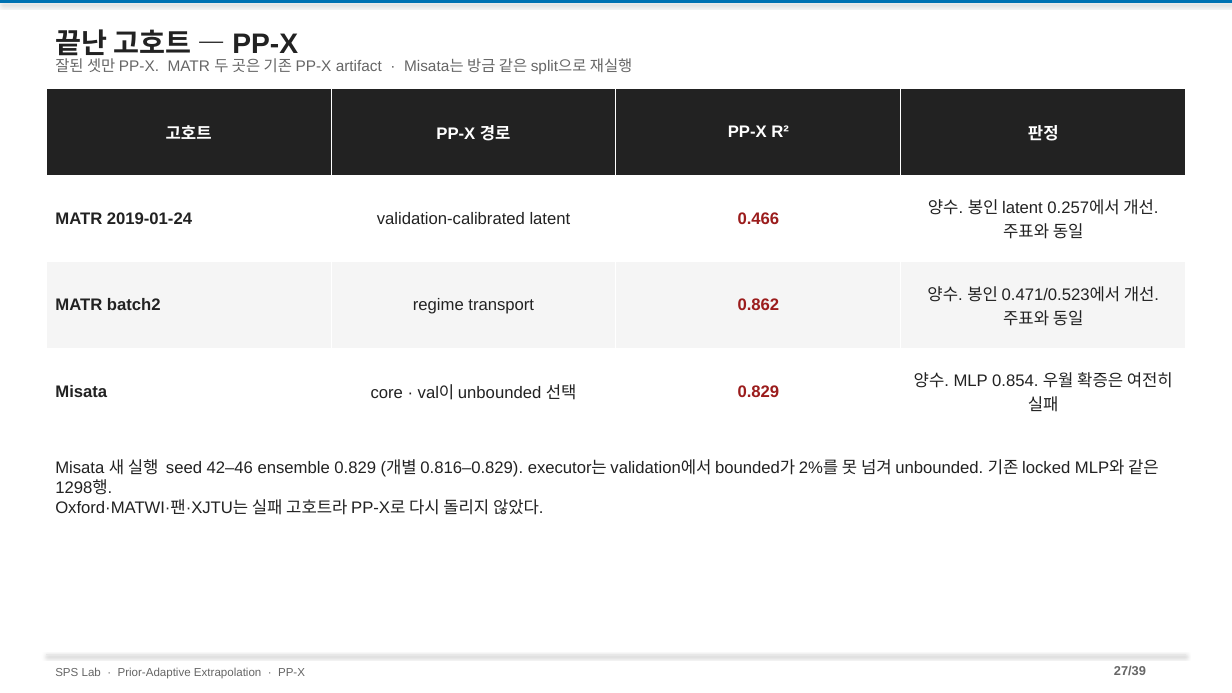
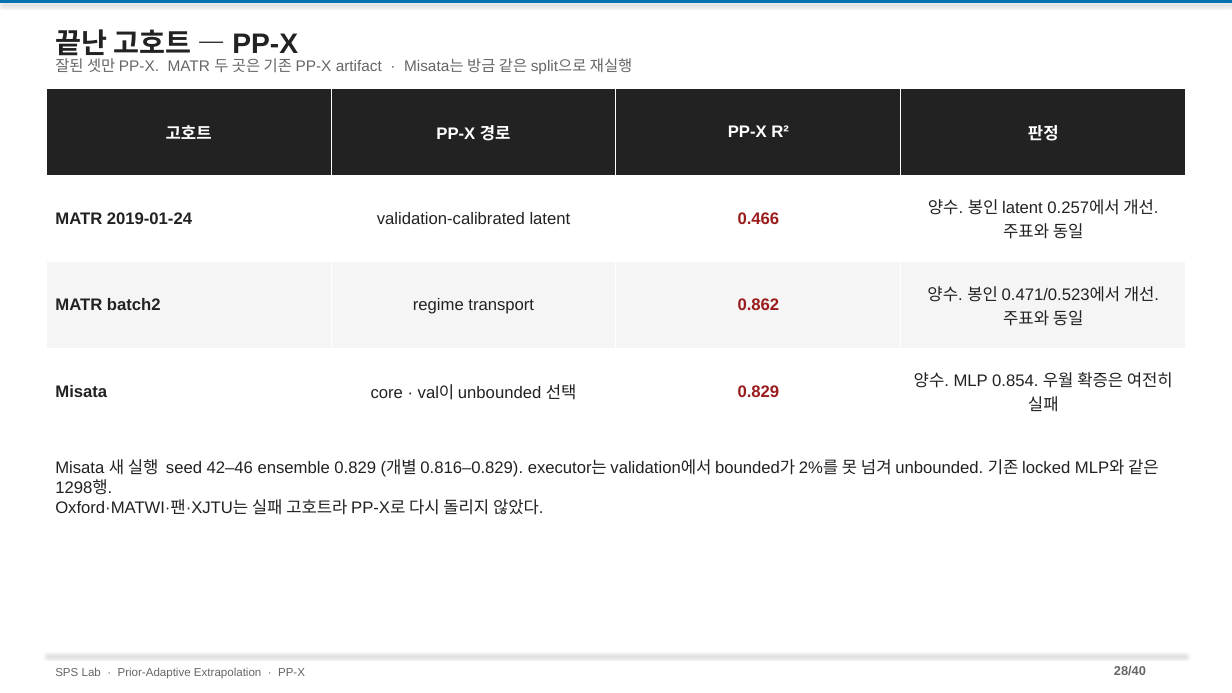
Before and after one commit to amumujs-create/pp-extrapolation, a slide deck: slide 28 of ppt/PP-X_Research_Detailed_v2.pptx (slide 27 before the commit). Drawn at 1232x693 pixels with LibreOffice and Linux fonts; fonts in the diff are those of the drawing. Boxes give left, top, right and bottom in pixels: in the first picture for what was removed or moved away, otherwise in the second. Text is boxed around its words. In the diff, an @@ line names an element or a change of style, - is before the commit and + after.

```diff
--- a/ppt/PP-X_Research_Detailed_v2.pptx
+++ b/ppt/PP-X_Research_Detailed_v2.pptx
@@ text at (1114, 666, 1146, 675): text changed @@
-27/39
+28/40
```
Also in this commit, not shown: 37 other slides changed, 1 slide added, 5 other files.
